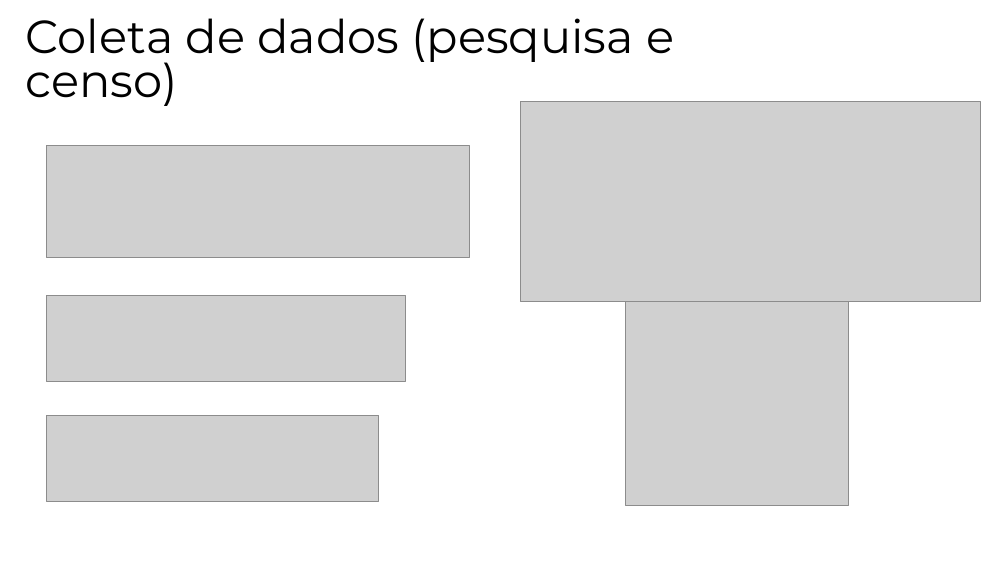
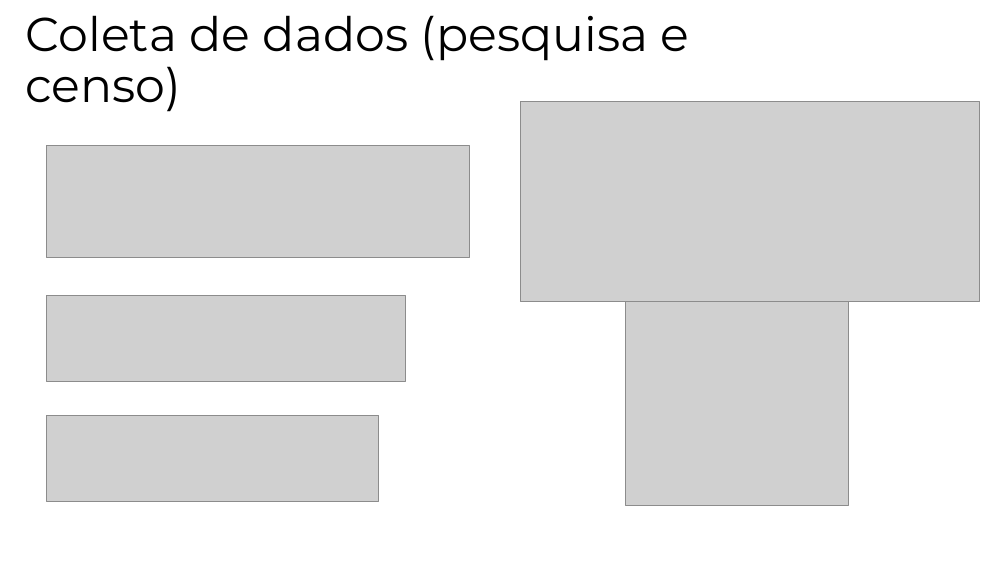
Before and after one commit to robsonfagner/personal_ti, a slide deck: slide 11 of TMY/sql/arquivos/Curso SQL - 2025.pptx. Drawn at 1008x567 pixels with LibreOffice and Linux fonts; fonts in the diff are those of the drawing; grey boxes stand for pictures; background and template pictures are left out. Boxes give left, top, right and bottom in pixels: in the first picture for what was removed or moved away, otherwise in the second. Text is boxed around its words. In the diff, an @@ line names an element or a change of style, - is before the commit and + after.

```diff
--- a/TMY/sql/arquivos/Curso SQL - 2025.pptx
+++ b/TMY/sql/arquivos/Curso SQL - 2025.pptx
@@ text "Coleta de dados (pesquisa e ..." at box(26, 15, 690, 112): size 44.2 to 45.2 pt; line spacing 0.8 to 0.9 @@
```
Also in this commit, not shown: 34 other slides changed, 7 other files.
